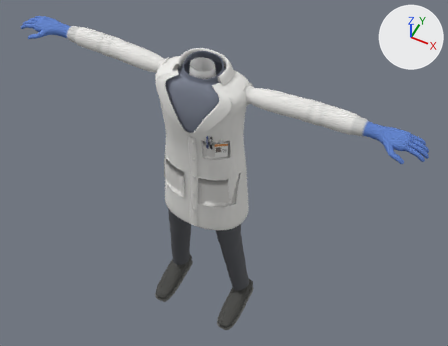
The glTF model models/lab/scientist.glb, before and after one commit.
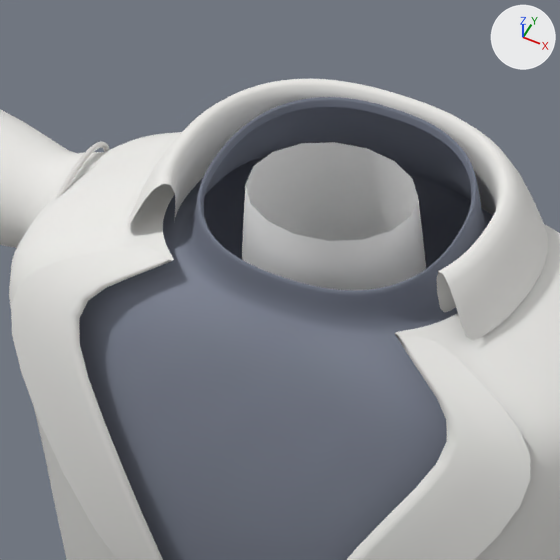
Old and new are each drawn whole from a 50 mm camera at (0.434, -1.629, 3.101) aimed at (-0.453, 0.144, 0.885) and again close up on the part from 34% to 53% of the width and 11% to 34% of the height. The axes (+X, +Y, +Z) are drawn at upper right. The lights are the same throughout. The older version's two pictures come first. Where no turn or scale is listed for an object, it has been applied to the vertices. Vertices at exactly the same position are counted once.

The scene before the commit, as lines of its bpy script (objects in view):
```python
me_labwear = bpy.data.meshes.new('LabWear')
me_labwear.from_pydata(...)  # 11669 vertices, 22536 faces; spans x -0.91..0.91, y -0.15..0.21, z -1.61..-0.02
# faces by material slot: [14516, 3200, 3456, 880, 388, 96]
me_labwear.materials.append(mat_labcloth)
me_labwear.materials.append(mat_labknit)
me_labwear.materials.append(mat_labnitrile)
me_labwear.materials.append(mat_labshoe)
me_labwear.materials.append(mat_labplastic)
me_labwear.materials.append(mat_suithead)
ob_humanmale = bpy.data.objects.new('HumanMale', me_labwear)
ob_humanmale.location = (-0.4999, -0.0189, 1.615)
```
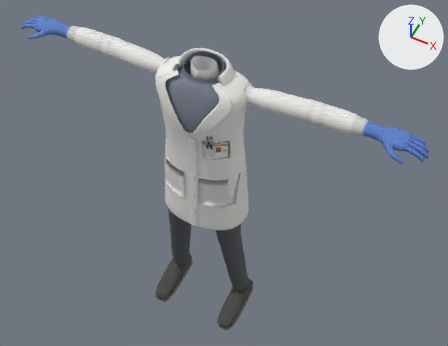
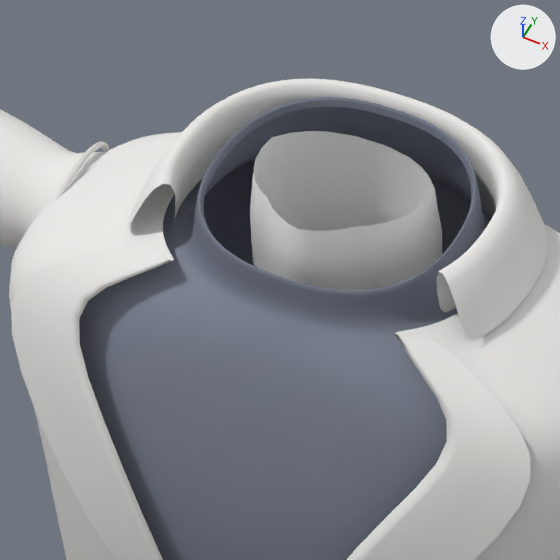
Edits to the bpy script that builds the scene:
```text
Change me_labwear:
    used by ob_humanmale; location = (-0.4999, -0.0189, 1.615)
    remove me_labwear.from_pydata(...)  # 11669 vertices, 22536 faces; spans x -0.91..0.91, y -0.15..0.21, z -1.61..-0.02
    add me_labwear.from_pydata(...)  # 11829 vertices, 22824 faces; spans x -0.91..0.91, y -0.15..0.21, z -1.61..-0.02
    me_labwear part 1
    51 vertices are removed from x -0.05..0.05, y 0.02..0.12, z -0.12..-0.03
    96 faces are deleted
    4 vertices move within x -0.04..0.04, y 0.03..0.1, z -0.12..-0.03
    211 vertices are added at x -0.07..0.07, y 0.01..0.14, z -0.14..-0.03
    384 new faces join them, mat_suithead
```

What differs and where, as boxes [x1, y1, x2, y2] in the close-ups (560 x 560 px):
part 1 of me_labwear, cut back
    before: [242, 142, 426, 290]
    after: [250, 131, 442, 290]
